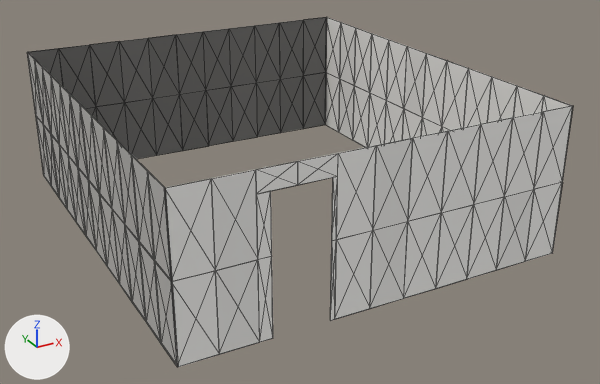
The glTF model scratchpad/bsmt/glb/Arcade_Wall_Wash.glb as it was, and as the next commit left it.
One viewpoint serves both versions: a 50 mm lens placed at (-2.83, -15.41, 6.17), pointed at (3.42, -4.06, 0.5). Arrows for +X, +Y and +Z are at lower left; the lights stay in place. The older version comes first. Mesh edges are drawn as thin lines. Vertices at exactly the same position are counted once.

In view in the first picture: 'root'.
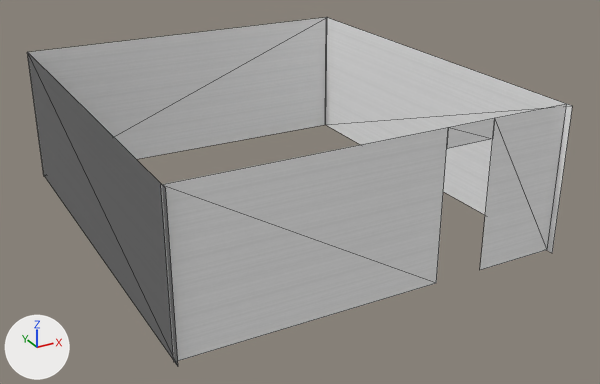
Changed parts and their boxes [x1, y1, x2, y2] in the pictures (600 x 384 px):
'root', surface changed, reshaped (lighter)
    before: [27, 17, 573, 367]
    after: [27, 17, 572, 366]
part 1 of me_mesh_0, cut back
    before: [27, 17, 573, 367]
    after: [161, 104, 566, 362]

The change, as a list of edits to the scene's bpy script:
```text
Add img_image_0:
    img_image_0 = load_image('Image_0', '_unpacked/Image_0', 64, 64, 'sRGB')
Change mat_a2skn:
    where n0 = _N.new('ShaderNodeBsdfPrincipled'); n0.name = 'Principled BSDF'
    remove n0.inputs[0].default_value = (0.175, 0.171, 0.165, 1.0)  # 'Base Color', grey #747371
    add n2 = _N.new('ShaderNodeMix'); n2.name = 'Mix'
    add n2.data_type = 'RGBA'
    add n2.blend_type = 'MULTIPLY'
    add n2.inputs[0].default_value = 1.0  # 'Factor'
    add n2.inputs[7].default_value = (0.956, 0.956, 0.956, 1.0)  # 'B', white #fafafa
    add n3 = _N.new('ShaderNodeTexImage'); n3.name = 'Image Texture'
    add n3.image = img_image_0
    add _L.new(n2.outputs[2], n0.inputs[0])  # 'Result' to 'Base Color'
    add _L.new(n3.outputs[0], n2.inputs[6])  # 'Color' to 'A'
Change mat_a2skw:
    where n0 = _N.new('ShaderNodeBsdfPrincipled'); n0.name = 'Principled BSDF'
    remove n0.inputs[0].default_value = (0.462, 0.451, 0.429, 1.0)  # 'Base Color', grey #b5b3af
    add n2 = _N.new('ShaderNodeMix'); n2.name = 'Mix'
    add n2.data_type = 'RGBA'
    add n2.blend_type = 'MULTIPLY'
    add n2.inputs[0].default_value = 1.0  # 'Factor'
    add n2.inputs[7].default_value = (0.156, 0.156, 0.156, 1.0)  # 'B', dark grey #6e6e6e
    add n3 = _N.new('ShaderNodeTexImage'); n3.name = 'Image Texture'
    add n3.image = img_image_0
    add _L.new(n2.outputs[2], n0.inputs[0])  # 'Result' to 'Base Color'
    add _L.new(n3.outputs[0], n2.inputs[6])  # 'Color' to 'A'
Change me_mesh_0:
    used by ob_root; location = (0.0, 0.0, 0.0)
    remove me_mesh_0.from_pydata(...)  # 302 vertices, 1036 faces; spans x 0.0..6.31, y -7.1..0.0, z 0.0..2.43
    add me_mesh_0.from_pydata(...)  # 22 vertices, 12 faces; spans x 0.0..6.31, y -7.1..0.0, z 0.0..2.43
    me_mesh_0 part 1: 290 vertices removed from x 0.0..6.31, y -7.1..0.0, z 0.0..2.43; 10 vertices added at x 0.0..6.31, y -6.98, z 0.0..2.43
    remove me_mesh_0.materials.append(mat_a2skbn)  # grey #71706e
    remove me_mesh_0.materials.append(mat_a2skcn)  # grey #787775
    remove me_mesh_0.materials.append(mat_a2skbe)  # light grey #dfddd9
    remove me_mesh_0.materials.append(mat_a2skce)  # white #e7e5e1
    remove me_mesh_0.materials.append(mat_a2skbs)  # white #f7f6f3
    remove me_mesh_0.materials.append(mat_a2skcs)  # white #fffefb
    remove me_mesh_0.materials.append(mat_a2skbw)  # grey #b0aeaa
    remove me_mesh_0.materials.append(mat_a2skcw)  # grey #b7b5b1
```
